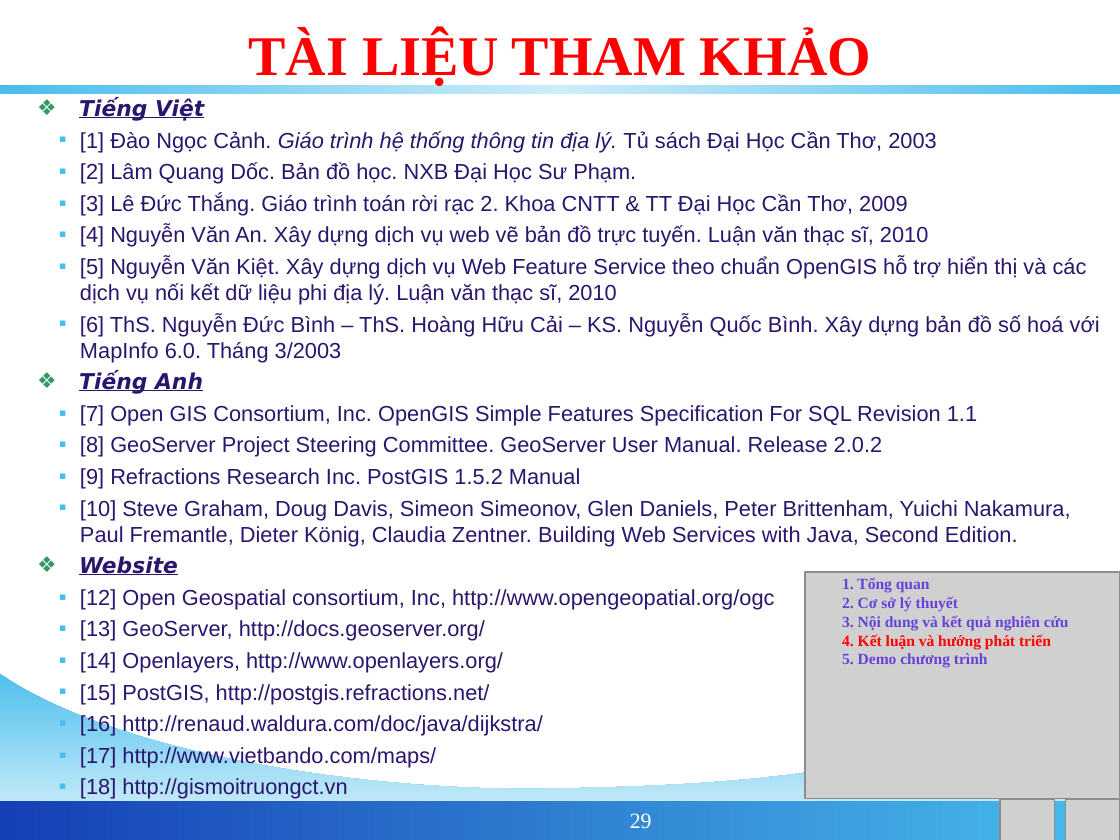
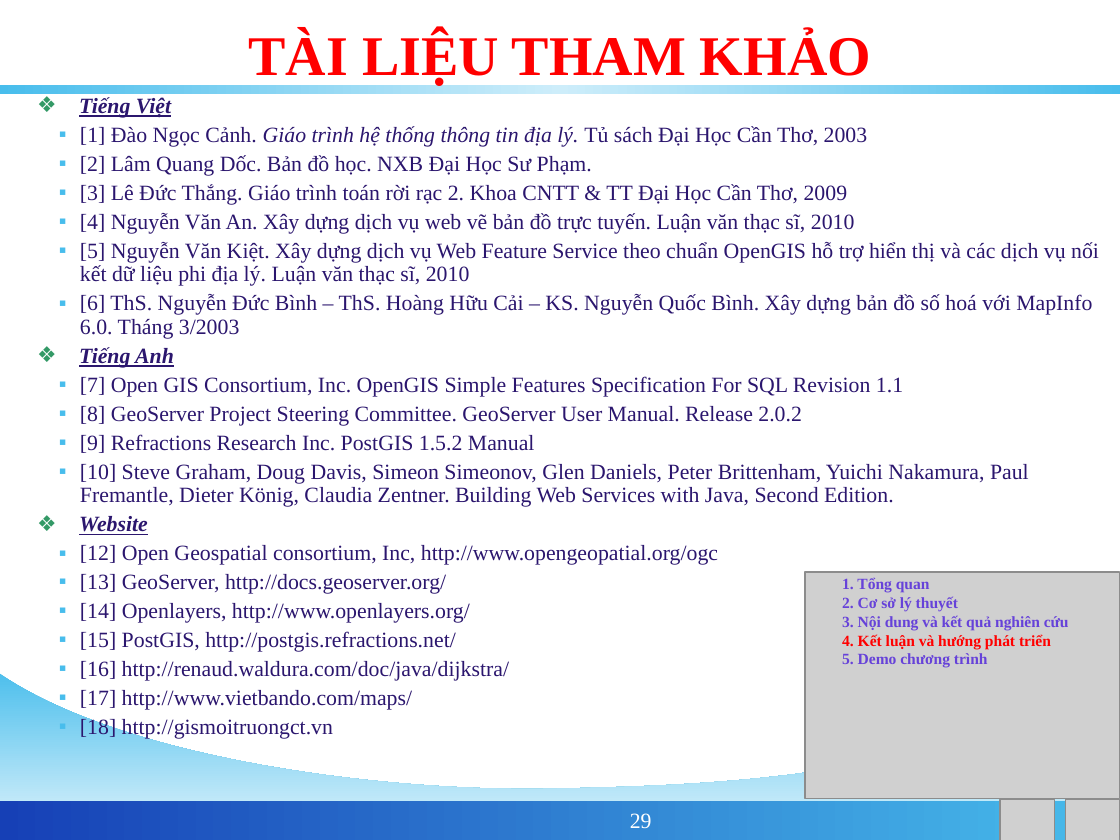
Before and after one commit to phamngsinh/cantho-webgis, a slide deck: slide 29 of Document/Bao Cao/BaoCaoLuanVan.ppt. Drawn at 1120x840 pixels with LibreOffice and Linux fonts; fonts in the diff are those of the drawing; grey boxes stand for pictures; background and template pictures are left out. Boxes give left, top, right and bottom in pixels: in the first picture for what was removed or moved away, otherwise in the second. Text is boxed around its words. In the diff, an @@ line names an element or a change of style, - is before the commit and + after.

```diff
--- a/Document/Bao Cao/BaoCaoLuanVan.ppt
+++ b/Document/Bao Cao/BaoCaoLuanVan.ppt
@@ text "Tiếng Việt" at (79,97,1099,739): font DejaVu Sans to Times New Roman in "Tiếng Việt", "Tiếng Anh", "Website"; font Arial to Times New Roman; line spacing 1 to 0.9 @@
```
Also in this commit, not shown: 2 other slides changed.
